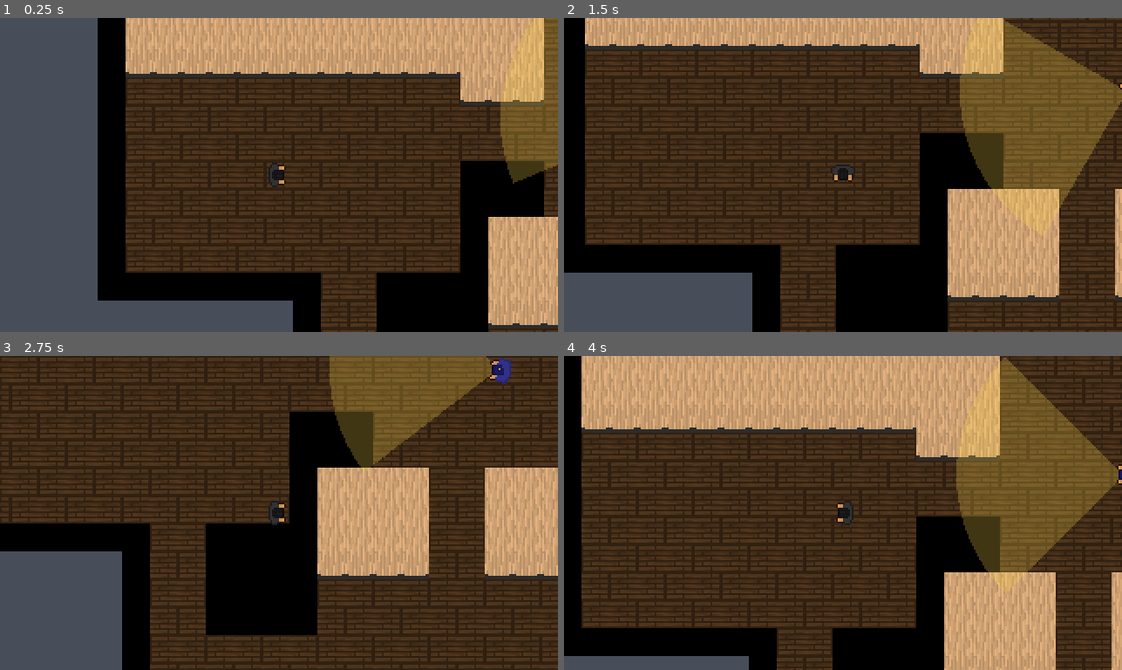
Above: before the commit, frames 1-4 (two rows, left to right).
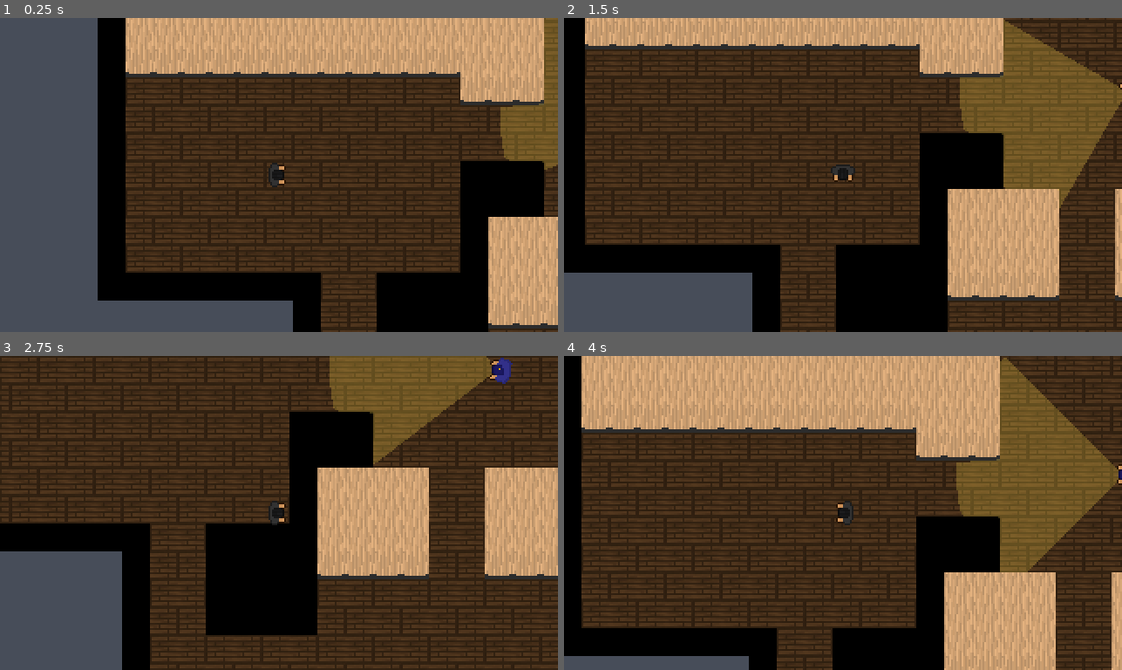
Above: after the commit, the same moments.

Repository: Louiwoah/Stealth_Game
Game: Godot game, scene res://scenes/basic_scene.tscn
Same seed, same stepped clock (60 frames per second), same inputs: the game is played once before the commit and once after it.
Inputs:
- Up to frame 1 (0.25 s): no input
- Up to frame 2 (1.5 s): hold D (move_right) 0.53-1.28 s; hold S (move_down) from 1.28 s (still down)
- Up to frame 3 (2.75 s): release S (move_down) at 2.03 s; hold D (move_right) from 2.03 s (still down)
- Up to frame 4 (4 s): release D (move_right) at 2.78 s; hold W (move_up) 2.78-3.53 s; hold A (move_left) from 3.53 s (still down)

The runs differ from the first frame. In frame 1, 0.4% of the frame differs, in the area x 89-98%, y 26-53%; in frame 2, 1.0%, in the area x 70-80%, y 17-55%; in frame 3, 0.9%; in frame 4, 1.0%.

Commit message:
cone doesnt go through walls, so only goes through points actually visible

Diff:
--- a/scripts/guard.gd
+++ b/scripts/guard.gd
@@ -1,12 +1,12 @@
 extends CharacterBody2D
 
-@export var player: Node2D
+@export var player: CharacterBody2D
 @export var view_distance: float = 96.0
 @export_range(0, 180) var view_angle_degrees: float = 90.0
 @onready var sight_ray: RayCast2D = $SightRay
 
 @export var cone_color: Color = Color(1.0, 0.85, 0.3, 0.25)
-const CONE_SEGMENTS := 16   #how many segments used to split the sector
+const CONE_SEGMENTS := 64   #how many segments used to split the sector
 
 @export var turn_speed_degrees: float = 90.0
 @export var scan_angle_degrees: float = 60.0   # how far the guard looks away from its original direction
@@ -42,6 +42,8 @@
 var path_target := Vector2.INF
 
 @export var move_turn_speed_degrees: float = 360.0
+
+var cone_points := PackedVector2Array()
 
 func _ready() -> void:
 	base_rotation = rotation
@@ -95,6 +97,8 @@
 	else:
 		state_icon.modulate = Color.WHITE
 
+	update_cone()
+
 func can_see_player() -> bool:
 
 	if player == null: #to prevent crashing if I  forget to assign the player to each guard
@@ -122,16 +126,8 @@
 	return true   #passed every check
 
 func _draw() -> void:
-	var half_angle := deg_to_rad(view_angle_degrees / 2.0)
-	var points := PackedVector2Array()
-	points.append(Vector2.ZERO)   # tip of the slice: the guard's centre
-
-	# Walk from one edge of the cone to the other, adding a point on the circle each step.
-	for i in range(CONE_SEGMENTS + 1):
-		var angle := -half_angle + (2.0 * half_angle) * i / CONE_SEGMENTS
-		points.append(rotate_vector(Vector2(view_distance, 0), angle))
-
-	draw_colored_polygon(points, get_cone_colour())
+	if cone_points.size() >= 3:
+		draw_colored_polygon(cone_points, get_cone_colour())
 
 func rotate_vector(v: Vector2, angle: float) -> Vector2:
 	var c := cos(angle)
@@ -210,3 +206,28 @@
 	else:
 		detection -= delta / meter_drain_time
 	detection = clampf(detection, 0.0, 1.0)
+
+func update_cone() -> void:
+	var space := get_world_2d().direct_space_state
+	var half_angle := deg_to_rad(view_angle_degrees / 2.0)
+	var ignore: Array[RID] = [get_rid()]
+	if player != null:
+		ignore.append(player.get_rid())
+
+	cone_points.clear()
+	cone_points.append(Vector2.ZERO)
+	for i in range(CONE_SEGMENTS + 1):
+		var angle := -half_angle + (2.0 * half_angle) * i / CONE_SEGMENTS
+		var local_end := rotate_vector(Vector2(view_distance, 0), angle)
+
+
+		var query := PhysicsRayQueryParameters2D.create(global_position, to_global(local_end))
+		query.exclude = ignore
+		var hit := space.intersect_ray(query)
+
+		if hit.is_empty():
+			cone_points.append(local_end)
+		else:
+			cone_points.append(to_local(hit.position))
+
+	queue_redraw()
